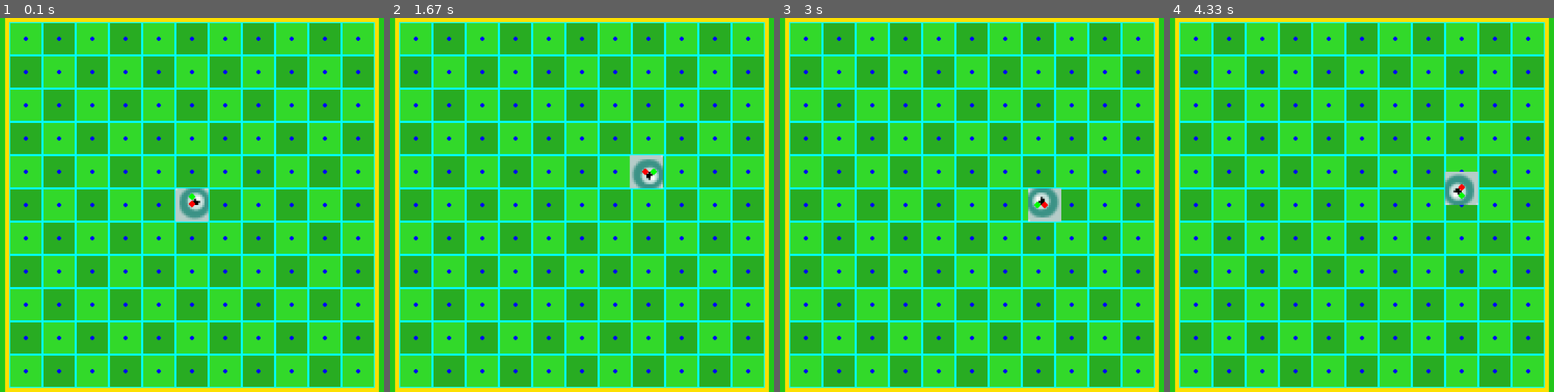
Above: before the commit, frames 1-4 (left to right).
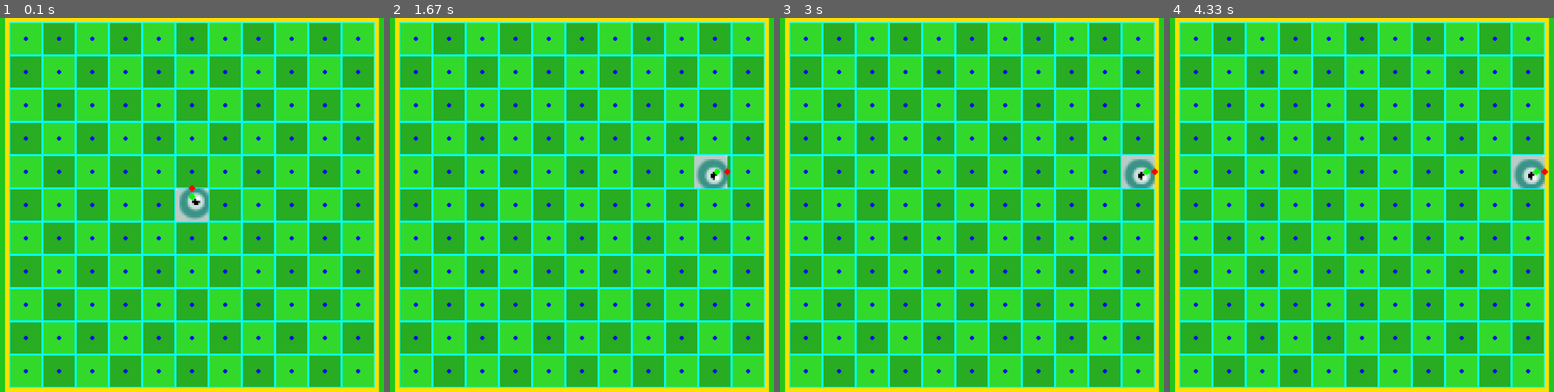
Above: after the commit, the same moments.

Repository: LZX1000/College-I
Game: pygame game, started from Snake2.py
Two runs of this game, one before a commit and one after it. Both use one fixed random seed, a clock stepped at 60 frames per second and the inputs below.
Inputs:
- Up to frame 1 (0.1 s): no input
- Up to frame 2 (1.67 s): hold Right 0.33-0.8 s; hold Up 0.83-1.13 s; hold Right 1.17-1.63 s
- Up to frame 3 (3 s): hold Down 2.23-2.53 s; hold Left 2.57-2.97 s
- Up to frame 4 (4.33 s): hold Up 3-3.37 s; hold Right 3.4-4.03 s; hold Down from 4.07 s (still down)

The runs differ from the first frame. In frame 1, less than 0.1% of the frame differs, in the area x 49-51%, y 44-51%; in frame 2, 1.6%, in the area x 62-89%, y 36-46%; in frame 3, 1.6%; in frame 4, 1.6%.

Commit message:
Fixed nose issue

Diff:
--- a/Snake2.py
+++ b/Snake2.py
@@ -18,12 +18,12 @@
 
             def update(self, pos):
                 offset_x = 0
-                offset_y = -self.rect.height / 2
+                offset_y = -player.rect.height / 2
                 radians = math.radians(-player.angle)
                 rotated_x = offset_x * math.cos(radians) - offset_y * math.sin(radians)
                 rotated_y = offset_x * math.sin(radians) + offset_y * math.cos(radians)
-                self.pos.x = self.rect.centerx + rotated_x
-                self.pos.y = self.rect.centery + rotated_y
+                self.pos.x = player.rect.centerx + rotated_x
+                self.pos.y = player.rect.centery + rotated_y
                 self.rect.center = pos
 
             def debug(self, internal_surface):
@@ -191,7 +191,7 @@
     background = Backgrounds(background_pos)
 
     # Player Settings
-    movement_speed = 60
+    movement_speed = 120
     player_pos = pygame.Vector2((internal_width // 2), (internal_height // 2))
 
     player = GamePlayer(player_pos)
@@ -258,6 +258,7 @@
             if background.grass.rect.collidepoint(player.nose.pos):
                 if requested_movement and requested_direction != player_movement and free:
                     movement_box = pygame.sprite.spritecollide(player.movement_point, background.grass.blocks_group, False)
+                    # Keep player centered on blocks
                     if movement_box:
                         old_movement_box = movement_box
                         requested_movement = False
@@ -266,11 +267,11 @@
                         player_pos.x = movement_box[0].pos[0]
                         player_pos.y = movement_box[0].pos[1]
                         movement_box = None
-
+                # Remove movement restriction
                 elif not free:
                     if not pygame.sprite.spritecollide(player.movement_point, old_movement_box, False):
                         free = True
-
+                # Move player
                 player_pos.x += player_movement[0] * movement_speed * dt
                 player_pos.y += player_movement[1] * movement_speed * dt
             else:
